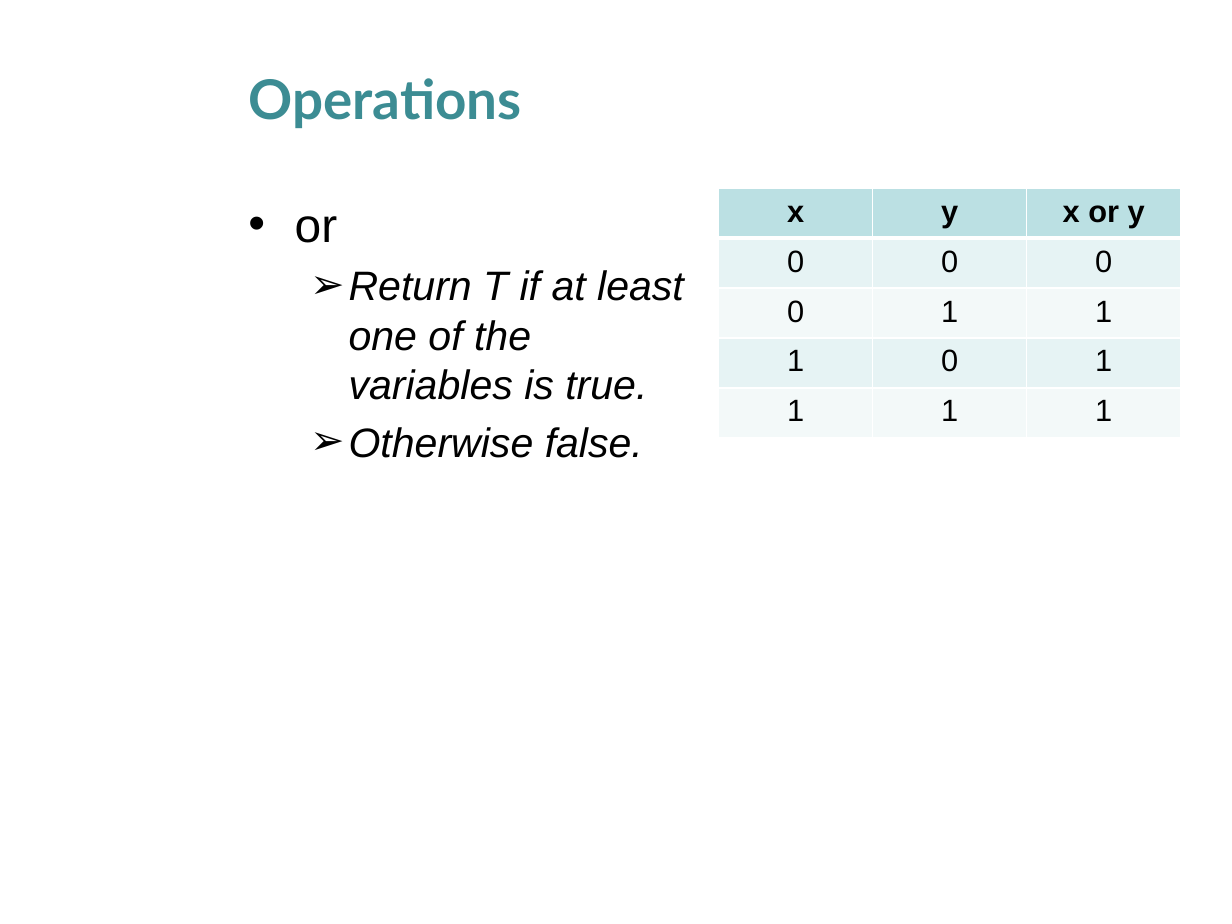
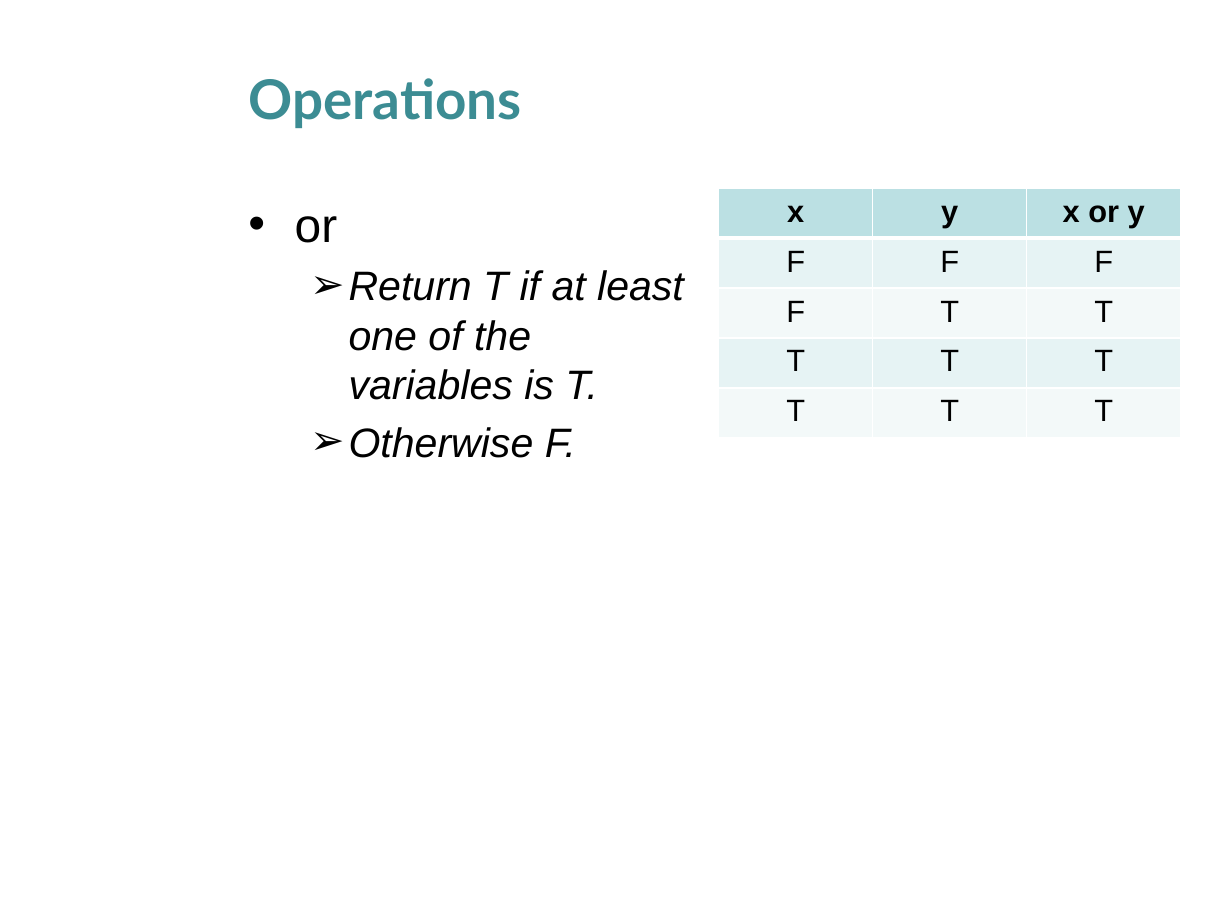
Before and after one commit to husathap/husathap.github.io, a slide deck: slide 8 of teaching/f15_cpsc217/Week_4_1.pptx. Drawn at 1232x924 pixels with LibreOffice and Linux fonts; fonts in the diff are those of the drawing; background and template pictures are left out. Boxes give left, top, right and bottom in pixels: in the first picture for what was removed or moved away, otherwise in the second. Text is boxed around its words. In the diff, an @@ line names an element or a change of style, - is before the commit and + after.

Commit message:
Added new slides.

```diff
--- a/teaching/f15_cpsc217/Week_4_1.pptx
+++ b/teaching/f15_cpsc217/Week_4_1.pptx
@@ table at [718, 188, 1180, 439] @@
-row 2: 0 | 0 | 0
+row 2: F | F | F
-row 3: 0 | 1 | 1
+row 3: F | T | T
-row 4: 1 | 0 | 1
+row 4: T | T | T
-row 5: 1 | 1 | 1
+row 5: T | T | T
@@ text at [349, 270, 684, 458]: text changed @@
-  ➢ Return T if at least one of the variables is true.
-  ➢ Otherwise false.
+  ➢ Return T if at least one of the variables is T.
+  ➢ Otherwise F.
```
Also in this commit, not shown: 5 other slides changed, 2 other files.
